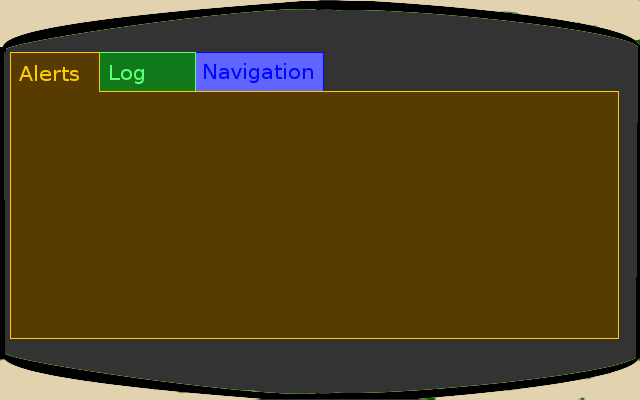
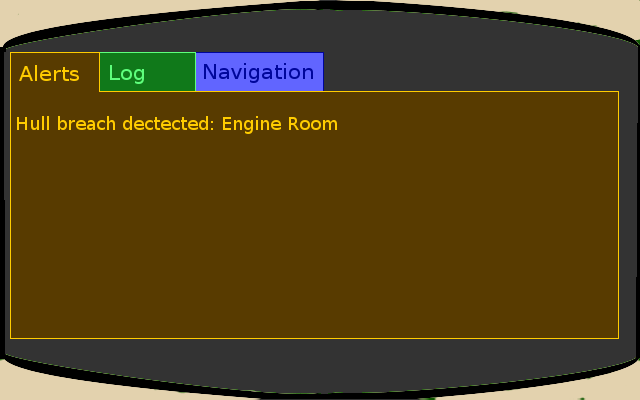
Comparing the layer stacks of the two w=640, h=400 images. Changes:
painted on "Navigation" over [204, 63, 313, 83]
added layer "Hull breach dectected: Engine ..." above "Background" over [17, 116, 337, 134]
painted on "Background" over [196, 52, 324, 91]
